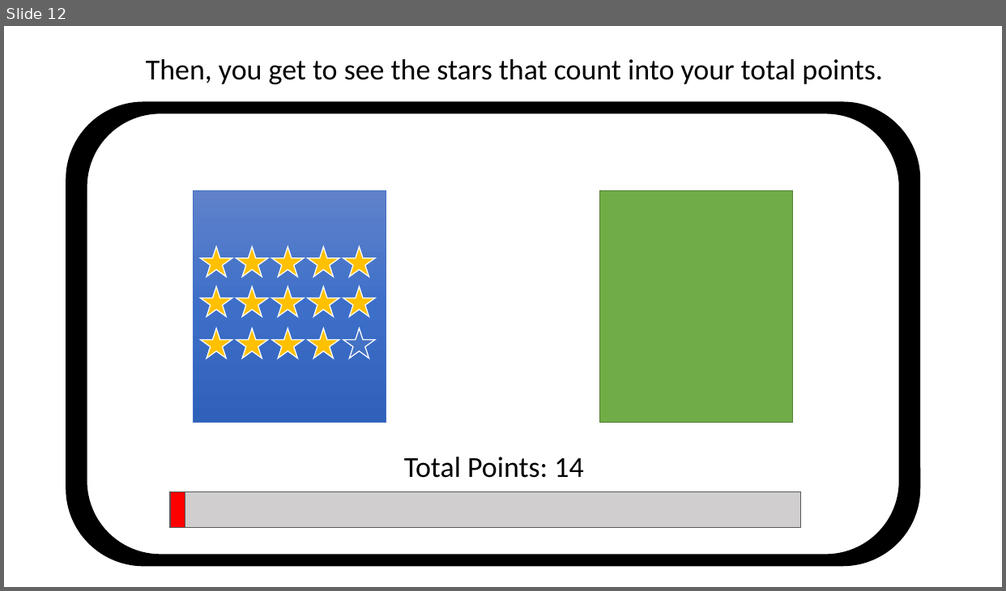
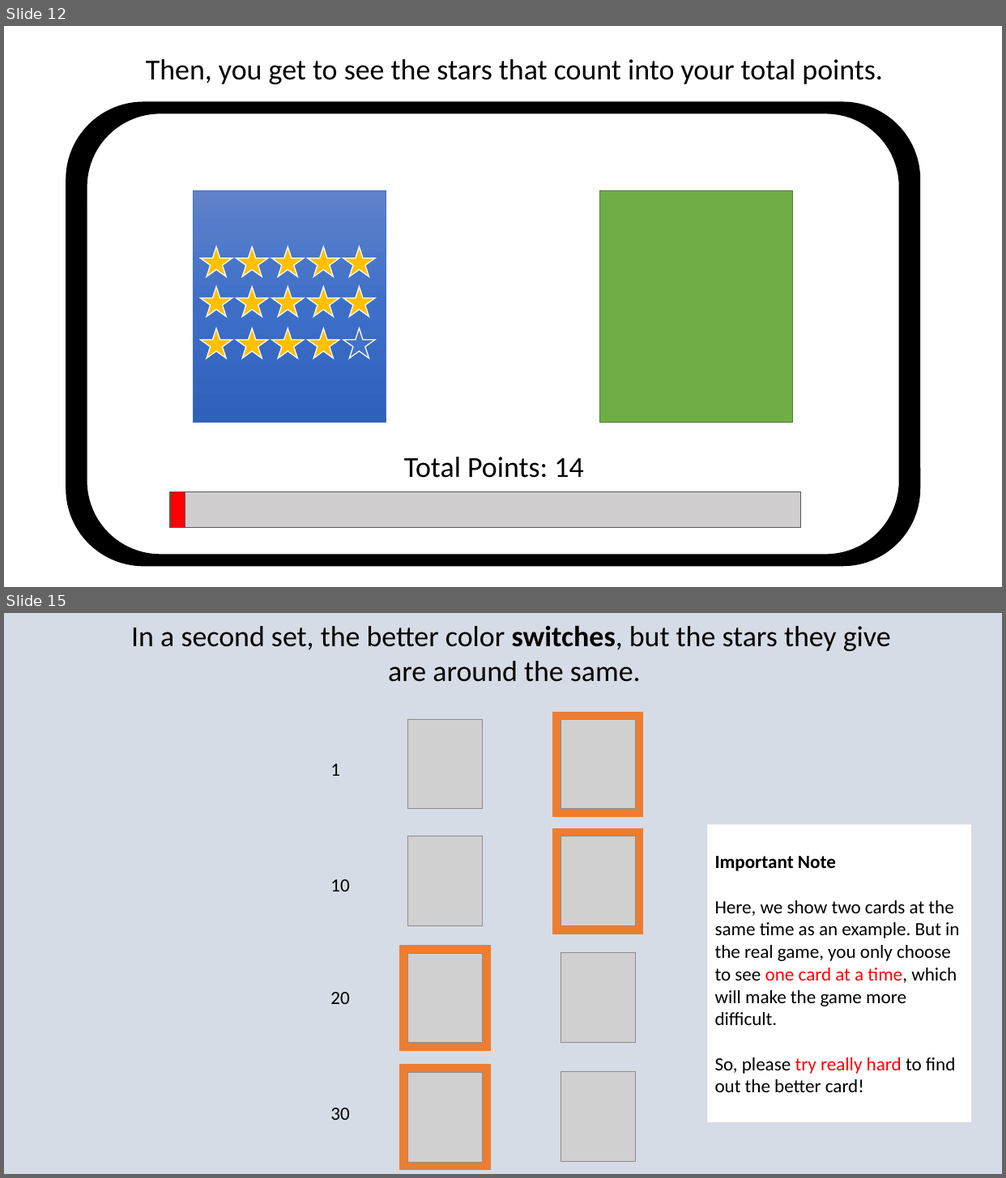
Before and after one commit to LillianXu2019/LUX-RL, a slide deck: images/task_instructions_lux.pptx. Shown one above the other, each under a label of ours: slide 12 before the commit, slides 12 and 15 after it; the slides between them are not shown. The pictures are 1006x591 and 1006x1178 pixels, drawn with LibreOffice and Linux fonts; fonts in the diff are those of the drawing; grey boxes stand for pictures. Boxes give left, top, right and bottom in pixels: in the first picture for what was removed or moved away, otherwise in the second. Text is boxed around its words. In the diff, an @@ line names an element or a change of style, - is before the commit and + after.

```diff
--- a/images/task_instructions_lux.pptx
+++ b/images/task_instructions_lux.pptx
@@ slide 15 added at [4,613,1002,1174], background #D6DCE5 @@
@@ text added at [131,625,891,682], 28 pt, text #000000 @@
+In a second set, the better color switches, but the stars they give
+are around the same.
@@ picture added at [407,719,483,809] @@
@@ rectangle added at [552,712,642,816], fill #ED7D31, outline #ED7D31 0.5 pt @@
@@ picture added at [561,719,636,809] @@
@@ text added at [330,764,340,776], 18 pt, text #000000 @@
+1
@@ rectangle added at [552,829,642,934], fill #ED7D31, outline #ED7D31 0.5 pt @@
@@ rectangle added at [708,825,971,1122], fill #FFFFFF, 18 pt, text #000000 @@
+Important Note
+Here, we show two cards at the same time as an example. But in the real game, you only choose to see one card at a time, which will make the game more difficult.
+So, please try really hard to find out the better card!
@@ picture added at [407,836,483,926] @@
@@ picture added at [561,836,636,926] @@
@@ text added at [330,879,349,892], 18 pt, text #000000 @@
+10
@@ rectangle added at [400,946,490,1051], fill #ED7D31, outline #ED7D31 0.5 pt @@
@@ picture added at [407,954,483,1043] @@
@@ picture added at [561,953,636,1043] @@
@@ text added at [330,992,349,1004], 18 pt, text #000000 @@
+20
@@ rectangle added at [400,1065,490,1170], fill #ED7D31, outline #ED7D31 0.5 pt @@
@@ picture added at [407,1072,483,1162] @@
@@ picture added at [561,1072,636,1161] @@
@@ text added at [330,1108,349,1120], 18 pt, text #000000 @@
+30
```
Also in this commit, not shown: 6 slides changed, 15 other slides added, 1 slide removed, 29 other files.
